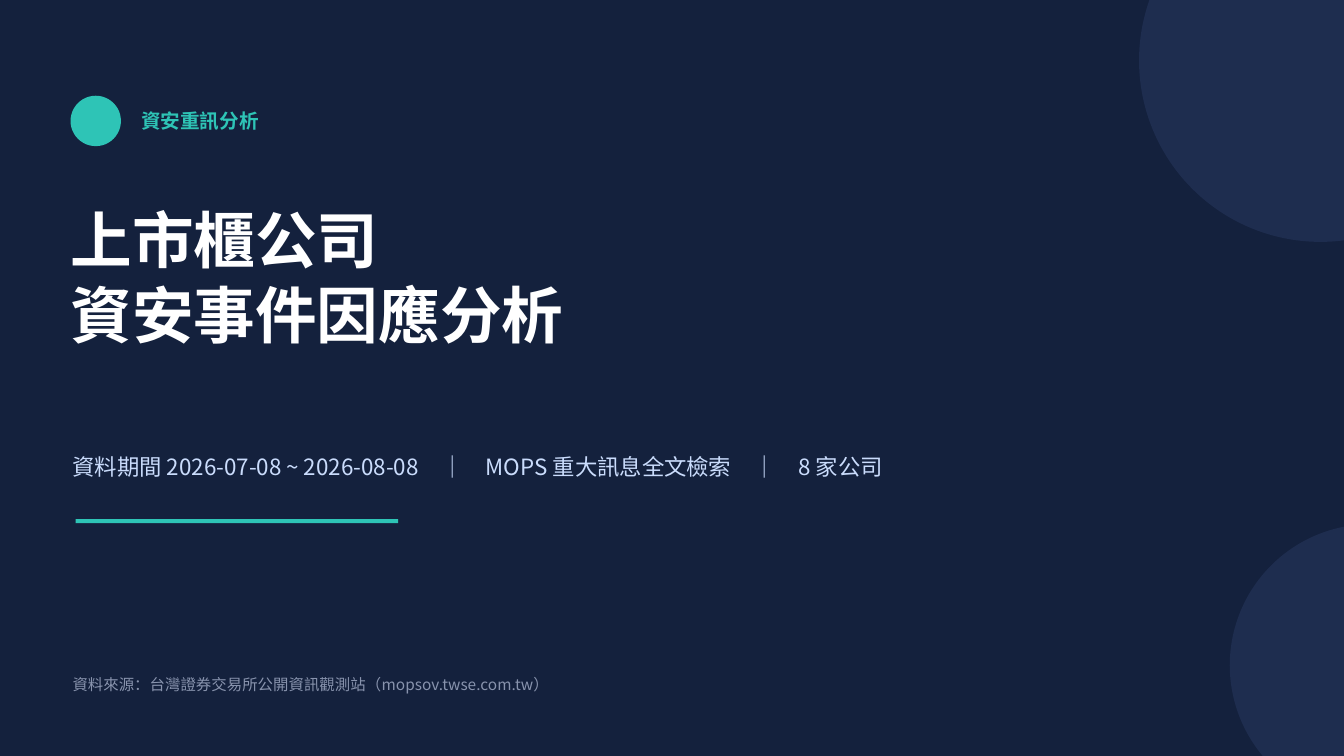
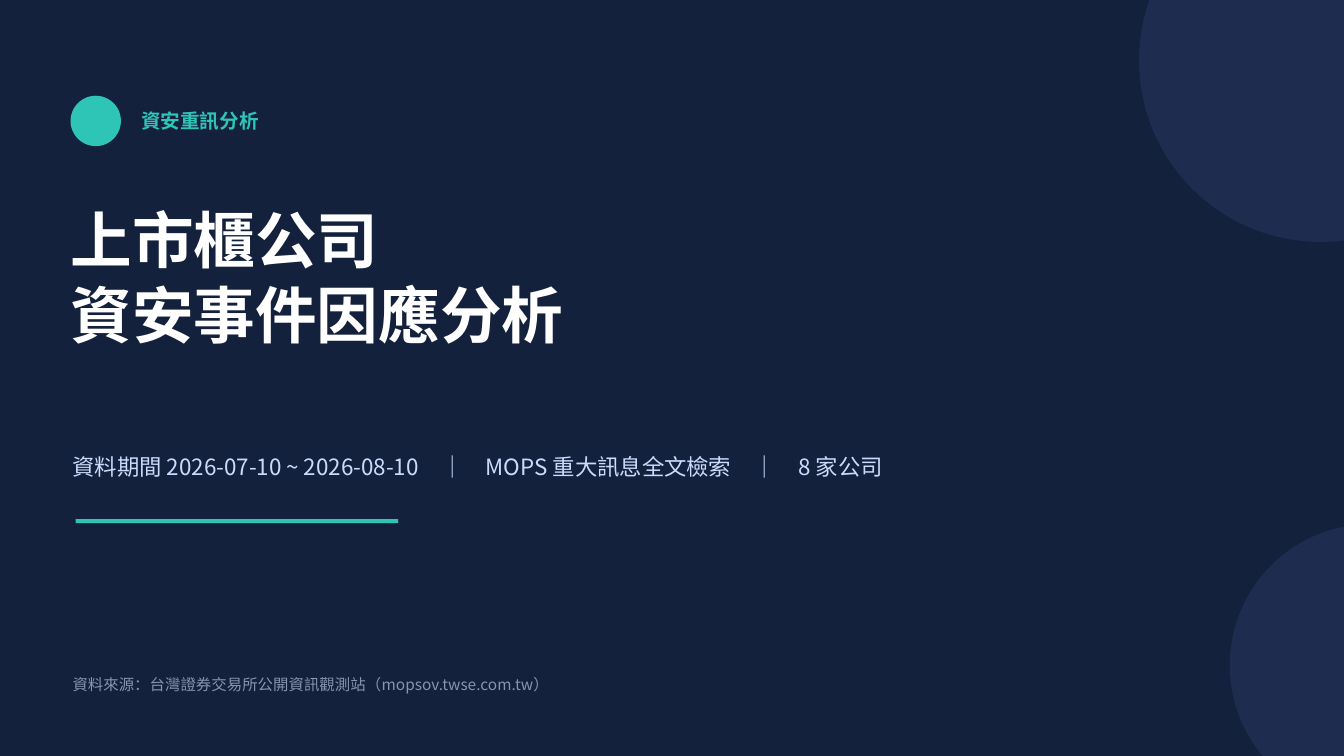
Before and after one commit to Johnnylin77/mops-isec-monitor, a slide deck: slide 1 of 資安事件因應分析.pptx. Drawn at 1344x756 pixels with LibreOffice and Linux fonts; fonts in the diff are those of the drawing. Boxes give left, top, right and bottom in pixels: in the first picture for what was removed or moved away, otherwise in the second. Text is boxed around its words. In the diff, an @@ line names an element or a change of style, - is before the commit and + after.

Commit message:
MOPS report: 2026-08-10

```diff
--- a/資安事件因應分析.pptx
+++ b/資安事件因應分析.pptx
@@ text at (x1=73, y1=456, x2=883, y2=477): text changed @@
-資料期間 2026-07-08 ~ 2026-08-08 ｜ MOPS 重大訊息全文檢索 ｜ 8 家公司
+資料期間 2026-07-10 ~ 2026-08-10 ｜ MOPS 重大訊息全文檢索 ｜ 8 家公司
```
Also in this commit, not shown: 2 other files.
